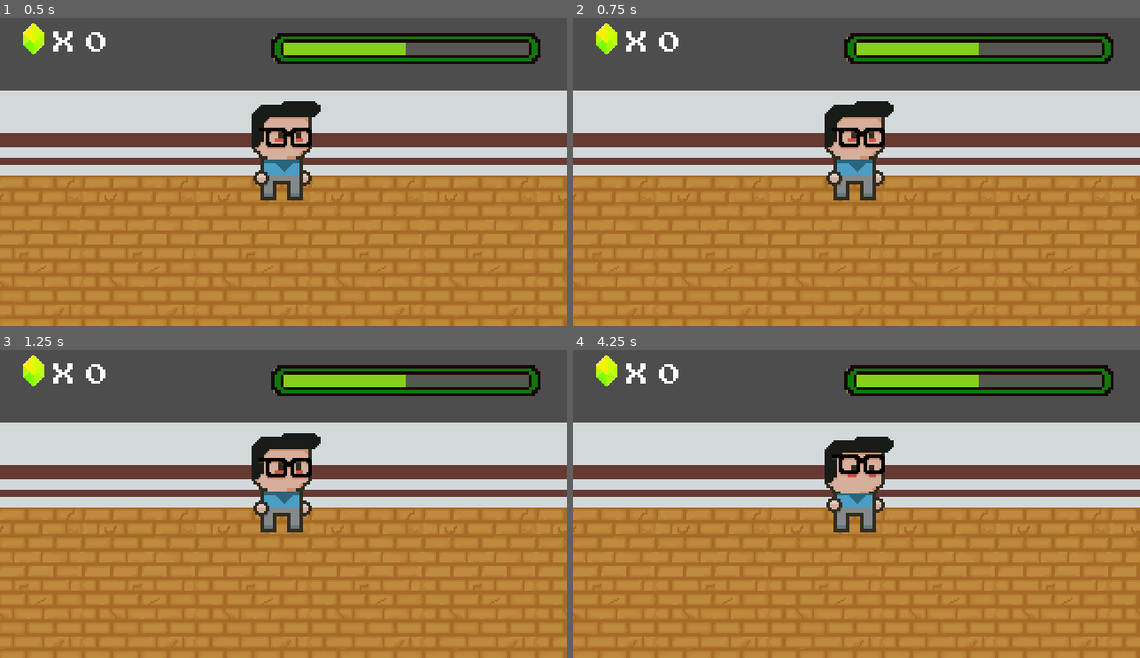
Above: before the commit, frames 1-4 (two rows, left to right).
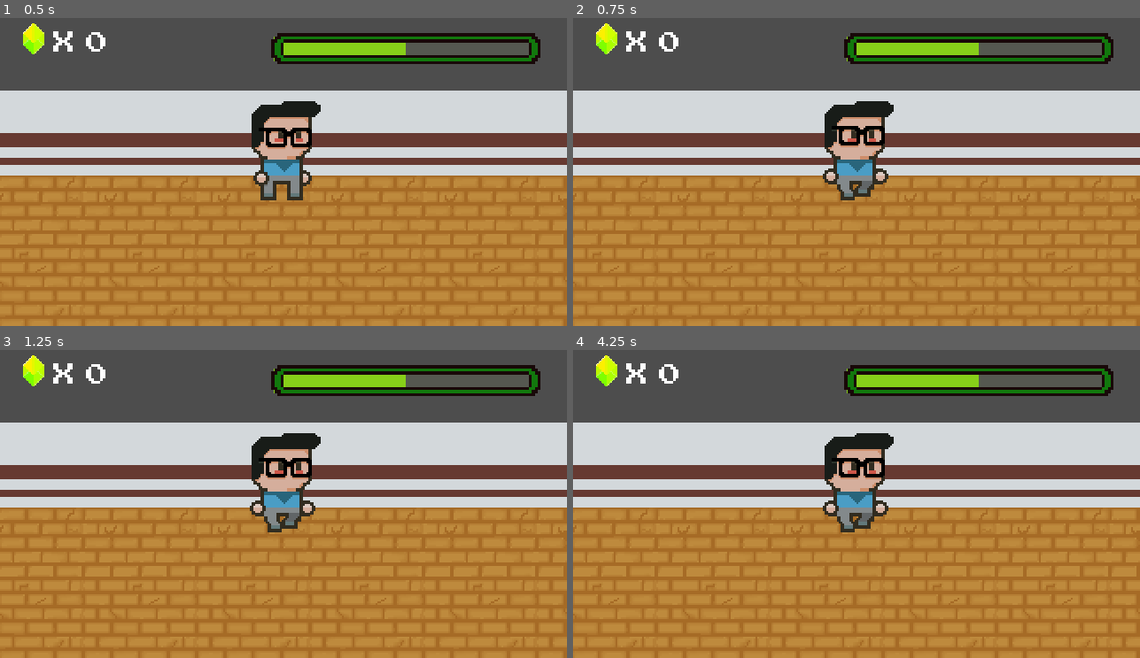
Above: after the commit, the same moments.

Repository: Chrissar19/AulaByte
Game: Godot game, scene res://escenas/escena_01.tscn
The game is run twice, just before and just after one commit, with the same random seed, the same clock (stepped at 60 frames per second) and the same inputs. Sound files missing from this copy of the repository are replaced by a short silence.
Inputs:
- Up to frame 1 (0.5 s): no input
- Up to frame 2 (0.75 s): tap Enter at 0.5 s; hold Right (derecha) from 0.53 s (still down); hold Space (saltar) from 0.53 s (still down)
- Up to frame 3 (1.25 s): keep holding Right (derecha); keep holding Space (saltar)
- Up to frame 4 (4.25 s): release Space (saltar) at 1.28 s; tap Space (saltar) at 1.35, 1.52, 1.82, 2.85, 3.02, 3.32 s; release Right (derecha) at 2.03 s; hold Left (izquierda) 2.03-2.78 s; hold Space (saltar) 2.03-2.78 s; hold Right (derecha) from 2.78 s (still down); hold Space (saltar) from 3.53 s (still down)

Frame 1 is identical in both runs. In frame 2, 0.7% of the frame differs, in the area x 44-56%, y 35-60%; in frame 3, 0.5%; in frame 4, 1.4%, in the area x 44-57%, y 27-60%.
Error after the commit: Cannot call method 'is_on_floor' on a null value. (res://scripts/states/player_state.gd:25)

Commit message:
Mejora de la MA

Diff:
--- a/AulaByte/escenas/escena_01.tscn
+++ b/AulaByte/escenas/escena_01.tscn
@@ -1,6 +1,6 @@
 [gd_scene load_steps=27 format=4 uid="uid://hbsg7hd3yrnt"]
 
-[ext_resource type="PackedScene" uid="uid://clkfnjqcilagi" path="res://escenas/Player.tscn" id="1_naavg"]
+[ext_resource type="PackedScene" uid="uid://clkfnjqcilagi" path="res://escenas/player.tscn" id="1_naavg"]
 [ext_resource type="Script" uid="uid://dcpdjyh6hwpi0" path="res://scripts/game_manager.gd" id="1_vsn7t"]
 [ext_resource type="Texture2D" uid="uid://dr3bkmou477j5" path="res://recursos/sprites/TileSets/FondoSheet.png" id="1_xepe4"]
 [ext_resource type="Texture2D" uid="uid://cxyafbo3ck6fg" path="res://recursos/sprites/TileSets/Pisos.png" id="2_j0d25"]
--- a/AulaByte/escenas/player.tscn
+++ b/AulaByte/escenas/player.tscn
@@ -235,6 +235,7 @@
 
 [node name="Player" type="CharacterBody2D"]
 z_index = 5
+position = Vector2(296, 146)
 collision_layer = 2
 script = ExtResource("1_kkt6c")
 
@@ -249,6 +250,7 @@
 
 [node name="EmpujeRay" type="RayCast2D" parent="."]
 position = Vector2(0, -9)
+enabled = false
 target_position = Vector2(23, 0)
 
 [node name="scrSalto" type="Node2D" parent="."]
--- a/AulaByte/project.godot
+++ b/AulaByte/project.godot
@@ -11,9 +11,10 @@
 [application]
 
 config/name="AulaByte"
+config/version="1.0.2"
 run/main_scene="uid://hbsg7hd3yrnt"
 config/features=PackedStringArray("4.4", "GL Compatibility")
-config/icon="res://icon.svg"
+config/icon="uid://dmoqu2apkie6"
 
 [autoload]
 
--- a/AulaByte/scripts/player.gd
+++ b/AulaByte/scripts/player.gd
@@ -1,5 +1,10 @@
 extends CharacterBody2D
 class_name Player
+
+#-- VARIABLES DE MOVIMIENTO
+@export var VEL_HORIZONTAL = 150.0
+@export var FUERZA_SALTO = -400.0
+@export var FUERZA_EMPUJE = 800.0 #--Fuerza que se aplica a la caja
 
 #--AGREGAR LAS VARIABLES A ESTE NODO PARA QUE SEAN VARIABLES GLOBALES EN LA MAQUINA DE ESTADOS
 @onready var state_machine: StateMachine = $StateMachine
--- a/AulaByte/scripts/scr_salto.gd
+++ b/AulaByte/scripts/scr_salto.gd
@@ -7,7 +7,7 @@
 var salto_buffering : bool = false
 @export var tiempo_salto_buffering = 0.15
 @export var duracion_coyote_time = 0.20
-@onready var soun_jump: AudioStreamPlayer = $SounJump
+@onready var sound_jump: AudioStreamPlayer = $SoundJump
 @onready var timer_coyote_time: Timer = $TimerCoyoteTime
 @onready var tm_buffer_salto: Timer = $tmBufferSalto
 
@@ -48,4 +48,4 @@
 
 func saltar() -> void:
 	player.velocity.y = FUERZA_SALTO
-	soun_jump.play() # Reproduce el sonido de salto
+	sound_jump.play() # Reproduce el sonido de salto
--- a/AulaByte/scripts/state_machine/state_machine.gd
+++ b/AulaByte/scripts/state_machine/state_machine.gd
@@ -1,6 +1,5 @@
 extends Node
 #--EtateMachine version 1.0
-
 class_name StateMachine
 
 #--Se obtiene el nodo principal de la Escena, en este caso el nodo Player
--- a/AulaByte/scripts/states/player_state.gd
+++ b/AulaByte/scripts/states/player_state.gd
@@ -1,22 +1,31 @@
 extends Node
-
 class_name PlayerState
 
+#--Referencias que inyecta la Statemachine al entrar a un estado
 var state_machine: StateMachine
+
+var _node_ref: Player
+var player: Player
 
 var node: Player:
 	#--Cada vez que se cambie el valor de node, tambien se cambiara player
 	set (value):
-		node = value
+		_node_ref = value
 		player = value
 	get:
-		return node
+		return _node_ref
 
-var player: Player
+#--MÉTODOS A SOBREESCRIBIR EN LOS ESTADOS--
+func enter():
+	#-- se ejecuta al entrar al estado
+	pass
 
-#--ESTA FUNCION SOBREESCRIBE LA FUNCION ready
-func enter():
-	pass
+func physics_process(delta: float) -> void:
+	#-- AÑADIR GRAVEDAD--
+	if not player.is_on_floor():
+		player.velocidad += player.get_gravity() * delta #--Se le suma la velocidad a la gravedad
+
+	player.move_and_slide()
 
 func actualizar_animacion(nueva_animacion: String):
 	player.animation_player.play(nueva_animacion)
--- a/AulaByte/scripts/states/player_state_idle.gd
+++ b/AulaByte/scripts/states/player_state_idle.gd
@@ -2,7 +2,8 @@
 
 #--REEMPLAZO DE LA FUNCION _ready()
 func enter():
-	print("Estado Idle")
+	player.empuje_ray.enabled = false #--Desactiva el RayCast para detectar coliciones
+	print("Estado Idle", " y estado del ray: ", player.empuje_ray.enabled)
 	actualizar_animacion(player.animations.jojoa_idle_no)
 
 #--Cambiar de estado Idle a estado Move
@@ -10,3 +11,9 @@
 	if Input.is_action_pressed("derecha"):
 		#-- NO AGREGAR CODIGO DESPUES DE CAMBIAR DE ESTADO (state_machine.cambiar a) POR QUE NO SE EJECUTARA
 		state_machine.cambiar_a(player.states._walk)
+	elif  Input.is_action_pressed("izquierda"):
+		print("CAMINANDO A IZQUIERDA")
+		state_machine.cambiar_a(player.states._walk)
+	elif Input.is_action_pressed("saltar"):
+		print("Saltar desde Idle")
+		state_machine.cambiar_a(player.states._jump)
--- a/AulaByte/scripts/states/player_state_jump.gd
+++ b/AulaByte/scripts/states/player_state_jump.gd
@@ -1,11 +1,21 @@
-extends Node
-
+extends PlayerState #--SE CAMBIA SIEMPRE EL extends a PlayerState de todos los estados
 
 # Called when the node enters the scene tree for the first time.
-func _ready() -> void:
-	pass # Replace with function body.
-
+func enter():
+	player.empuje_ray.enabled = true #--Activa el RayCast para detectar coliciones
+	player.empuje_ray.target_position = Vector2.ZERO #--reposiciona el rayCast
+	print("Estado Salto ", "y estado del ray: ", player.empuje_ray.enabled)
+	actualizar_animacion(player.animations.jojoa_up_no)
 
 # Called every frame. 'delta' is the elapsed time since the previous frame.
-func _process(delta: float) -> void:
-	pass
+func process(_delta):
+	if Input.is_action_pressed("izquierda"):
+		print("Camino a la izquierda")
+#-- NO AGREGAR CODIGO DESPUES DE CAMBIAR DE ESTADO (state_machine.cambiar a) POR QUE NO SE EJECUTARA
+		state_machine.cambiar_a(player.states._walk)
+	elif Input.is_action_pressed("derecha"):
+		print("CAMINO DERECHA")
+		state_machine.cambiar_a(player.states._walk)
+	elif Input.is_action_pressed("ui_down"):
+		print("Idle desde Jump")
+		state_machine.cambiar_a(player.states._idle)
--- a/AulaByte/scripts/states/player_state_walk.gd
+++ b/AulaByte/scripts/states/player_state_walk.gd
@@ -1,10 +1,24 @@
 extends PlayerState #--SE CAMBIA SIEMPRE EL extends a PlayerState DE TODOS LOS ESTADOS
 
+#--REEMPLAZO DE LA FUNCION _ready()
 func enter():
-	print("Este es el estado Walk")
+	player.empuje_ray.enabled = true #--Activa el RayCast para detectar coliciones
+	player.empuje_ray.target_position = Vector2.ZERO #--reposiciona el rayCast
+	print("Estado Walk ", "y estado del ray: ", player.empuje_ray.enabled)
+	actualizar_animacion(player.animations.jojoa_walk_no)
+
+func physics_process(_delta):
+	#--Guardar el estado anterior de empuje
+	player.estaba_empujando = player.esta_empujando
+	#--reinicia estado de empuje
+	player.esta_empujando = false
 
 #--Cambiar de estado Move a estado Idle
 func process(_delta):
-	if Input.is_action_pressed("izquierda"):
+	if Input.is_action_pressed("ui_down"):
 #-- NO AGREGAR CODIGO DESPUES DE CAMBIAR DE ESTADO (state_machine.cambiar a) POR QUE NO SE EJECUTARA
 		state_machine.cambiar_a(player.states._idle)
+	elif Input.is_action_pressed("saltar") and player.is_on_floor():
+		player.velocity.y = -player.FUERZA_SALTO
+		print("PRESIONO SALTO desde walk")
+		state_machine.cambiar_a(player.states._jump)
Binary file added: AulaByte/recursos/logos/icono logo2.png
Not shown, added: AulaByte/recursos/logos/icono logo2.png.import
